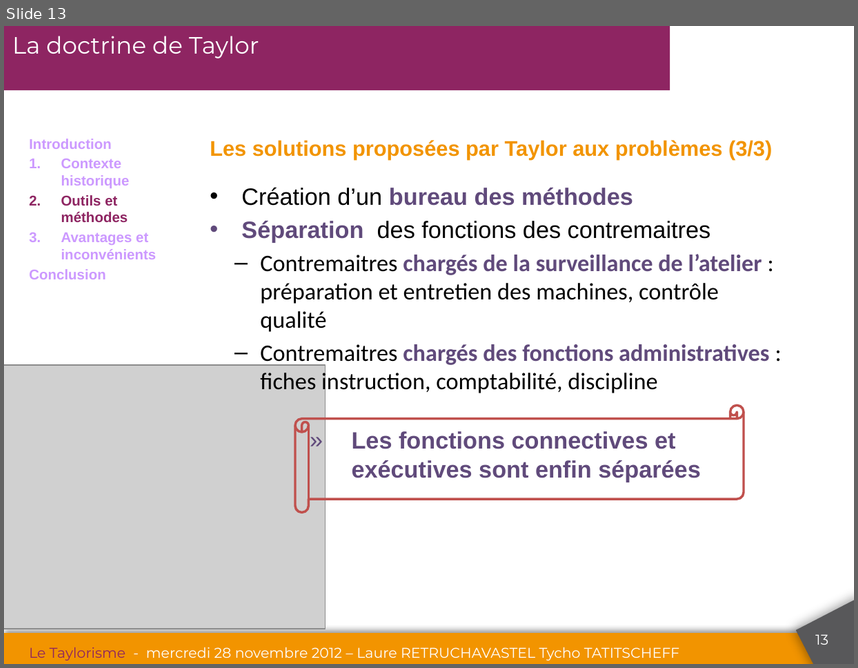
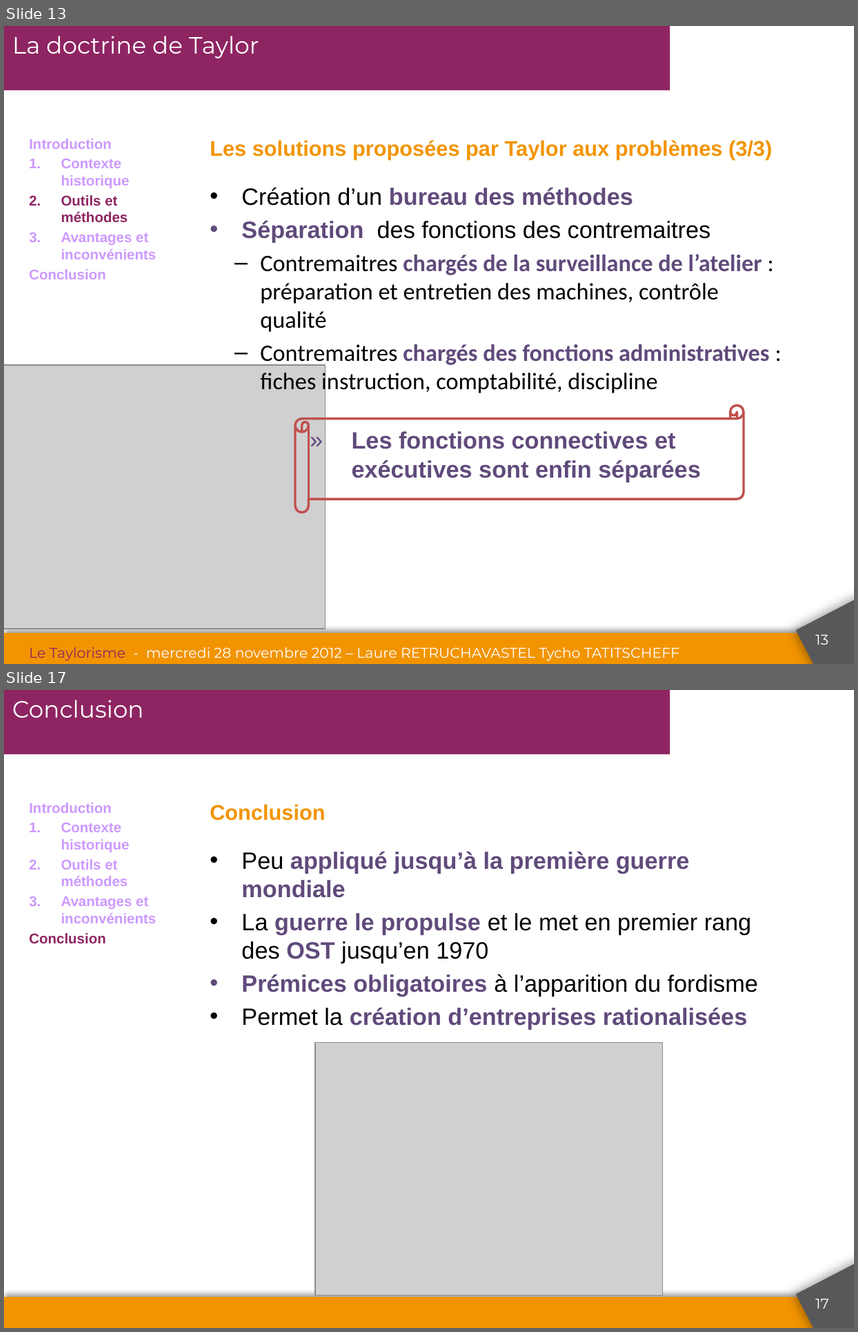
Before and after one commit to tychotatitscheff/Ensam, a slide deck: Taylorisme.pptx. Shown one above the other, each under a label of ours: slide 13 before the commit, slides 13 and 17 after it; the slides between them are not shown. The pictures are 858x668 and 858x1332 pixels, drawn with LibreOffice and Linux fonts; fonts in the diff are those of the drawing; grey boxes stand for pictures; background and template pictures are left out. Boxes give left, top, right and bottom in pixels: in the first picture for what was removed or moved away, otherwise in the second. Text is boxed around its words. In the diff, an @@ line names an element or a change of style, - is before the commit and + after.

```diff
--- a/Taylorisme.pptx
+++ b/Taylorisme.pptx
@@ slide 17 added at box(4, 690, 854, 1328), background #FFFFFF; not listed: 4 template elements that a slide beside it also shows @@
@@ title added at box(12, 700, 144, 718), 20 pt, text #FFFFFF @@
+Conclusion
@@ text added at box(29, 802, 156, 943), 12 pt, text #CC99FF, bold @@
+Introduction
+1. Contexte historique
+2. Outils et méthodes
+3. Avantages et inconvénients
+Conclusion
@@ subtitle added at box(210, 804, 325, 820), 18 pt, text #F29400, bold @@
+Conclusion
@@ text added at box(241, 851, 758, 1029), 20 pt, text #604A7B, bold @@
+• Peu appliqué jusqu’à la première guerre mondiale
+• La guerre le propulse et le met en premier rang des OST jusqu’en 1970
+• Prémices obligatoires à l’apparition du fordisme
+• Permet la création d’entreprises rationalisées
@@ picture added at box(315, 1042, 663, 1294) @@
```
Also in this commit, not shown: 7 slides changed, 1 other file.
